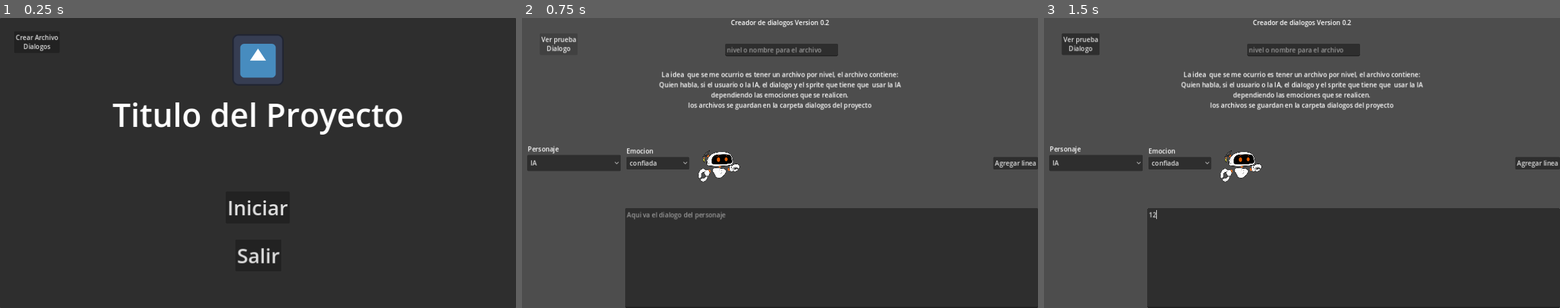
Above: before the commit, frames 1-3 (left to right).
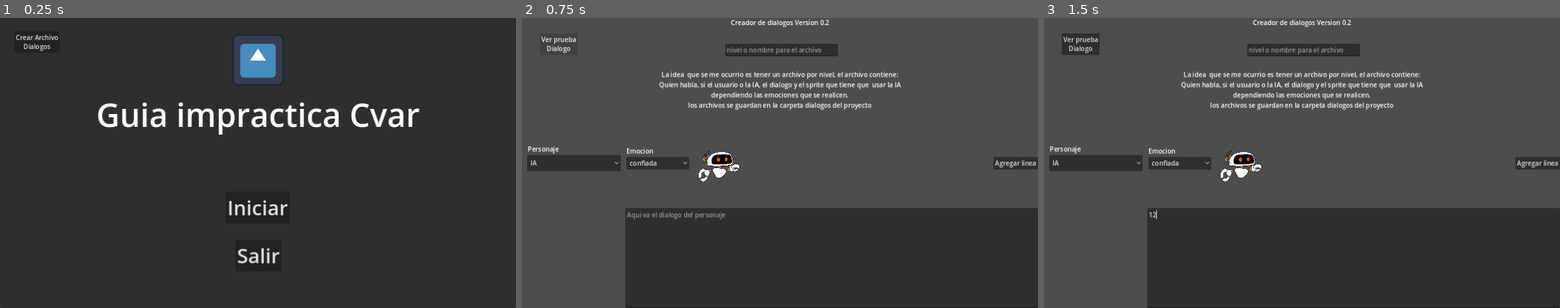
Above: after the commit, the same moments.

Repository: Piterpiojo/CVarPrototipo
Game: Godot game, scene res://Escenas/pantalla_inicio.tscn
The game is run twice, just before and just after one commit, with the same random seed, the same clock (stepped at 60 frames per second) and the same inputs. The engine's default icon, where the game draws it, is replaced by a stand-in: a white triangle on a blue panel in a dark square.
Inputs (mouse positions are in pixels of both pictures, inside the frame that each line leads up to):
- Up to frame 1 (0.25 s): no input
- Up to frame 2 (0.75 s): click "Crear Archivo Dialogos" at 0.5 s
- Up to frame 3 (1.5 s): click (1353, 258) at 1.27 s; type "12" at 1.35 s

The runs differ from the first frame. In frame 1, 2.7% of the frame differs, in the area x 19-82%, y 29-41%; in frame 2, nothing differs; in frame 3, nothing differs.

Commit message:
preparando escena 3

Diff:
--- /dev/null
+++ b/Escenas/nivel3-recupero/nivel_3_recupero_contrasenia.tscn
@@ -0,0 +1,91 @@
+[gd_scene load_steps=6 format=3 uid="uid://dlknlog2m1w1i"]
+
+[ext_resource type="FontFile" uid="uid://0smxyo876ro4" path="res://Sprites/fuentes/digital-7.ttf" id="1_1pygp"]
+[ext_resource type="Texture2D" uid="uid://cjjgeecnmxm23" path="res://Imagenes/recuperar_contrasenia/cambio_contrasenia12.png" id="1_g1oao"]
+[ext_resource type="Script" path="res://scripts/nivel_3_recupero_contrasenia.gd" id="1_jtls3"]
+[ext_resource type="PackedScene" uid="uid://b7jonfd41k68h" path="res://Escenas/cuadro_dialogo.tscn" id="2_ro64f"]
+[ext_resource type="Texture2D" uid="uid://bj844ikvy83d2" path="res://Sprites/NicePng_email-icon-png-transparent_903587.png" id="5_hs5fl"]
+
+[node name="nivel3-recupero_contrasenia" type="Control"]
+layout_mode = 3
+anchors_preset = 15
+anchor_right = 1.0
+anchor_bottom = 1.0
+grow_horizontal = 2
+grow_vertical = 2
+script = ExtResource("1_jtls3")
+
+[node name="reloj" type="Label" parent="."]
+z_index = 1
+layout_mode = 0
+offset_left = 544.0
+offset_top = 32.0
+offset_right = 798.0
+offset_bottom = 94.0
+theme_override_colors/font_color = Color(0.807843, 0, 0, 1)
+theme_override_fonts/font = ExtResource("1_1pygp")
+theme_override_font_sizes/font_size = 80
+text = "48:00:00"
+
+[node name="ScrollContainer" type="ScrollContainer" parent="."]
+layout_mode = 1
+anchors_preset = 15
+anchor_right = 1.0
+anchor_bottom = 1.0
+grow_horizontal = 2
+grow_vertical = 2
+vertical_scroll_mode = 2
+
+[node name="TextureRect" type="TextureRect" parent="ScrollContainer"]
+layout_mode = 2
+texture = ExtResource("1_g1oao")
+
+[node name="contrasenia_anterior" type="LineEdit" parent="ScrollContainer/TextureRect"]
+layout_mode = 0
+offset_left = 704.0
+offset_top = 392.0
+offset_right = 1000.0
+offset_bottom = 423.0
+
+[node name="nueva" type="LineEdit" parent="ScrollContainer/TextureRect"]
+layout_mode = 0
+offset_left = 704.0
+offset_top = 456.0
+offset_right = 1000.0
+offset_bottom = 487.0
+
+[node name="repetir" type="LineEdit" parent="ScrollContainer/TextureRect"]
+layout_mode = 0
+offset_left = 704.0
+offset_top = 520.0
+offset_right = 1000.0
+offset_bottom = 551.0
+
+[node name="cambiar" type="Button" parent="ScrollContainer/TextureRect"]
+layout_mode = 0
+offset_left = 1000.0
+offset_top = 744.0
+offset_right = 1072.0
+offset_bottom = 775.0
+text = "Cambiar"
+
+[node name="cancelar" type="Button" parent="ScrollContainer/TextureRect"]
+layout_mode = 0
+offset_left = 1088.0
+offset_top = 744.0
+offset_right = 1160.0
+offset_bottom = 775.0
+text = "Cancelar"
+
+[node name="CuadroDialogo" parent="." instance=ExtResource("2_ro64f")]
+layout_mode = 1
+
+[node name="segundos" type="Timer" parent="."]
+wait_time = 0.001
+autostart = true
+
+[node name="NicePngEmail-icon-png-transparent903587" type="Sprite2D" parent="."]
+position = Vector2(1216, 248)
+texture = ExtResource("5_hs5fl")
+
+[connection signal="timeout" from="segundos" to="." method="_on_segundos_timeout"]
--- a/Escenas/pantalla_inicio.tscn
+++ b/Escenas/pantalla_inicio.tscn
@@ -31,7 +31,7 @@
 offset_bottom = 210.0
 grow_horizontal = 2
 theme_override_font_sizes/font_size = 80
-text = "Titulo del Proyecto"
+text = "Guia impractica Cvar"
 
 [node name="TextureRect" type="TextureRect" parent="."]
 layout_mode = 1
--- /dev/null
+++ b/scripts/nivel_3_recupero_contrasenia.gd
@@ -0,0 +1,20 @@
+extends Control
+var horas: int = 48
+var minutos: int = 59
+var segundos: int =59
+
+
+func _ready():
+	$reloj.text=str(horas) + ":"+ str(minutos) + ":"+ str(segundos)
+
+
+
+
+
+func _on_segundos_timeout():
+	segundos-=1
+	if(segundos ==0):
+		minutos-=1
+		segundos = 59
+	$reloj.text=str(horas) + ":"+ str(minutos) + ":"+ str(segundos)
+	$segundos.start()
Binary file added: Imagenes/recuperar_contrasenia/cambio_contrasenia.png
Not shown, added: Imagenes/recuperar_contrasenia/cambio_contrasenia.png.import
Binary file added: Imagenes/recuperar_contrasenia/cambio_contrasenia12.png
Not shown, added: Imagenes/recuperar_contrasenia/cambio_contrasenia12.png.import
Binary file added: Sprites/NicePng_email-icon-png-transparent_903587.png
Not shown, added: Sprites/NicePng_email-icon-png-transparent_903587.png.import
Binary file added: Sprites/fuentes/digital-7 (italic).ttf
Not shown, added: Sprites/fuentes/digital-7 (italic).ttf.import
Binary file added: Sprites/fuentes/digital-7 (mono italic).ttf
Not shown, added: Sprites/fuentes/digital-7 (mono italic).ttf.import
Binary file added: Sprites/fuentes/digital-7 (mono).ttf
Not shown, added: Sprites/fuentes/digital-7 (mono).ttf.import
(and 2 more such lines)
